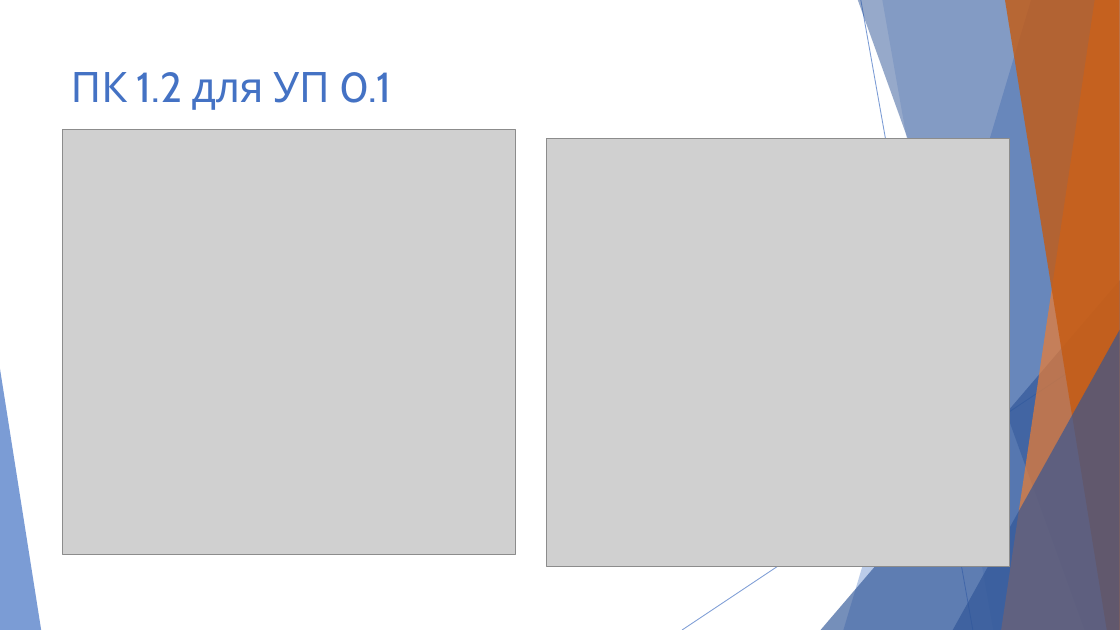
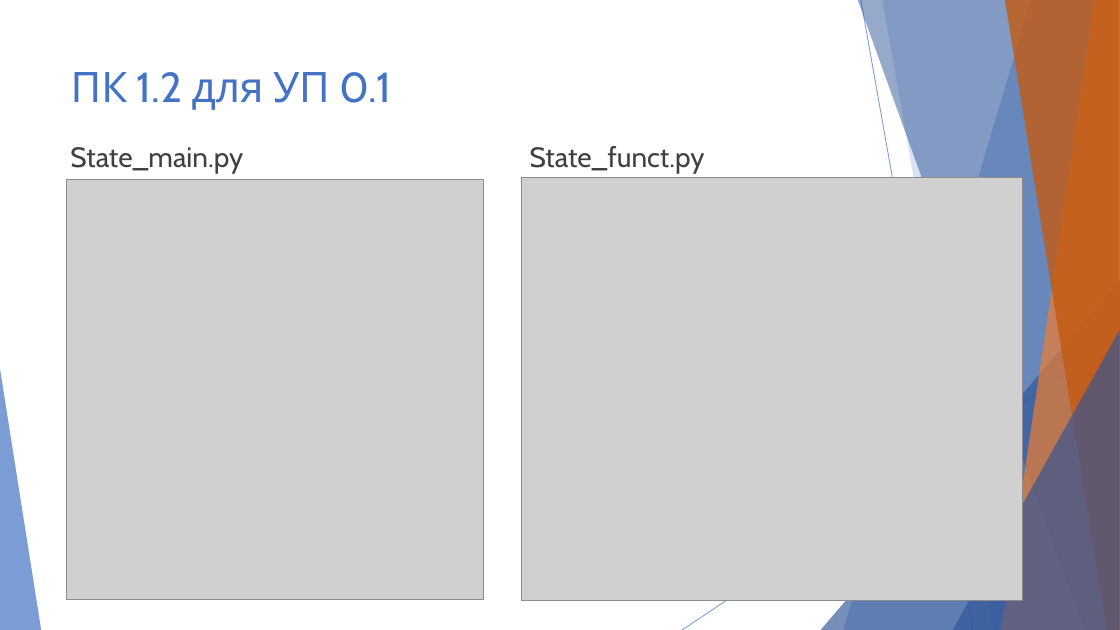
Before and after one commit to prog-kkkmt/p1-17, a slide deck: slide 5 of Модульный экзамен/Модульный экзамен Попкова.pptx. Drawn at 1120x630 pixels with LibreOffice and Linux fonts; fonts in the diff are those of the drawing; grey boxes stand for pictures. Boxes give left, top, right and bottom in pixels: in the first picture for what was removed or moved away, otherwise in the second. Text is boxed around its words. In the diff, an @@ line names an element or a change of style, - is before the commit and + after.

Commit message:
Update

```diff
--- a/Модульный экзамен/Модульный экзамен Попкова.pptx
+++ b/Модульный экзамен/Модульный экзамен Попкова.pptx
@@ text added at bbox=[70, 147, 243, 173], 24 pt, text #404040 @@
+State_main.py
@@ text added at bbox=[530, 146, 705, 173], 24 pt, text #404040 @@
+State_funct.py
@@ picture: place and size @@
-picture at bbox=[62, 129, 516, 555]
+picture at bbox=[66, 179, 484, 599]
@@ picture: place and size @@
-picture at bbox=[547, 139, 1010, 566]
+picture at bbox=[521, 177, 1023, 601]
```
Also in this commit, not shown: 1 other slide changed.
